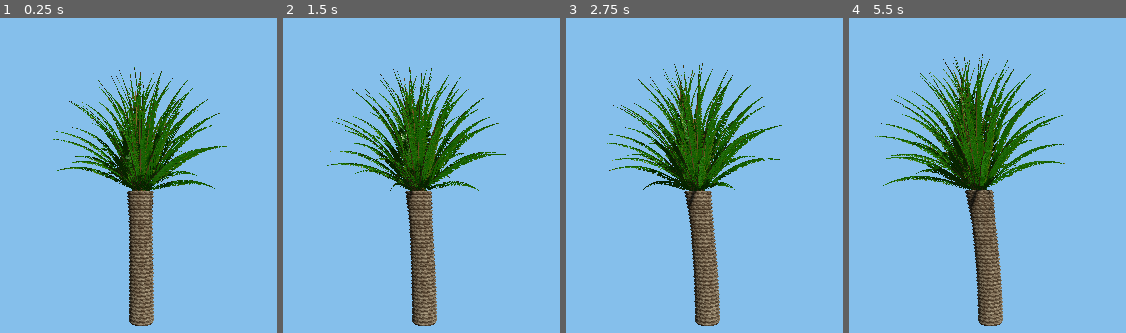
Above: before the commit, frames 1-4 (left to right).
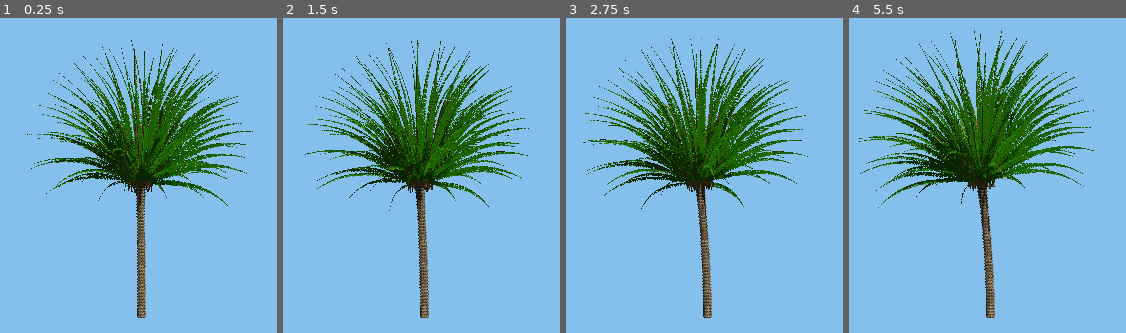
Above: after the commit, the same moments.

Repository: DeniLaFauci/mondo_naturale
Game: Godot game, scene res://test_palma.tscn
Two runs of this game, one before a commit and one after it. Both use one fixed random seed, a clock stepped at 60 frames per second and the inputs below. This scene is started directly instead of the project's main scene.
Inputs:
- Up to frame 1 (0.25 s): no input
- Up to frame 2 (1.5 s): hold Right 0.53-1.28 s; hold Shift 0.53-1.28 s; tap Space at 0.77 s; hold Down from 1.28 s (still down); tap C at 1.35 s
- Up to frame 3 (2.75 s): tap Space at 1.52 s; release Down at 2.03 s; hold Right from 2.03 s (still down); hold Shift from 2.03 s (still down)
- Up to frame 4 (5.5 s): release Right at 2.78 s; release Shift at 2.78 s; hold Up 2.78-3.53 s; tap C at 2.85, 4.35 s; tap Space at 3.02, 3.77, 4.52 s; hold Shift 3.53-4.28 s; hold Left 3.53-5.03 s; hold Down from 5.03 s (still down); hold Shift from 5.03 s (still down)

The runs differ from the first frame. In frame 1, 15% of the frame differs, in the area x 9-92%, y 6-98%; in frame 2, 15%; in frame 3, 15%; in frame 4, 17%, in the area x 3-89%, y 4-98%.

Commit message:
feat(palma): bilanciamento finale proporzioni fusto e densità chioma

Diff:
--- a/test_palma.gd
+++ b/test_palma.gd
@@ -24,9 +24,9 @@
 
 	# Telecamera posizionata per inquadrare tutta la palma
 	var cam = Camera3D.new()
-	cam.position = Vector3(0.0, 5.0, 12.0)
+	cam.position = Vector3(0.0, 5.0, 14.5)
 	add_child(cam)
-	cam.look_at(Vector3(0.0, 4.0, 0.0), Vector3.UP)
+	cam.look_at(Vector3(0.0, 4.5, 0.0), Vector3.UP)
 
 	# 3. Perno rotante
 	perno = Node3D.new()
@@ -35,7 +35,7 @@
 	var rng = RandomNumberGenerator.new()
 	rng.randomize()
 
-	var dati_tronco = TroncoPalma.costruisci(5.5, rng)
+	var dati_tronco = TroncoPalma.costruisci(6.8, rng)
 	var inst_tronco = MeshInstance3D.new()
 	inst_tronco.mesh = dati_tronco.mesh
 	perno.add_child(inst_tronco)
@@ -54,26 +54,26 @@
 
 func costruisci_chioma(rng: RandomNumberGenerator) -> Node3D:
 	var nodo = Node3D.new()
-	var num_fronde = 72
+	var num_fronde = 120
 	var angolo_aureo = 2.39996323
 
 	for idx in range(num_fronde):
 		var t = float(idx) / float(num_fronde - 1)
-		var lungh = lerp(3.2, 5.0, pow(t, 0.45))
-		var arco = lerp(0.8, 2.0, pow(t, 0.65))
+		var lungh = lerp(4.5, 6.2, pow(t, 0.5))
+		var arco = lerp(1.6, 4.2, pow(t, 0.55))
 		var fronda_mesh = FrondaPalma.costruisci(lungh, arco, rng)
 		var inst = MeshInstance3D.new()
 		inst.mesh = fronda_mesh
 
 		var azimut = idx * angolo_aureo
-		var elevaz = lerp(deg_to_rad(8.0), deg_to_rad(-82.0), pow(t, 0.65))
-		var r_calotta = lerp(0.06, 0.38, pow(t, 0.7))
+		var elevaz = lerp(deg_to_rad(-25.0), deg_to_rad(65.0), pow(t, 0.65))
+		var r_calotta = lerp(0.12, 0.65, pow(t, 0.60))
 
-		var pos_innesto = Vector3(cos(azimut) * r_calotta, -pow(t, 1.2) * 0.28, sin(azimut) * r_calotta)
+		var pos_innesto = Vector3(cos(azimut) * r_calotta, -pow(t, 1.2) * 0.45, sin(azimut) * r_calotta)
 		inst.position = pos_innesto
 		inst.rotation.y = -azimut + PI * 0.5
-		inst.rotation.x = elevaz
-		var rollio_z = sin(idx * 2.3) * deg_to_rad(lerp(2.0, 11.0, t))
+		inst.rotation.x = -elevaz
+		var rollio_z = sin(idx * 2.3) * deg_to_rad(lerp(4.0, 18.0, t))
 		inst.rotation.z = rollio_z
 
 		nodo.add_child(inst)
--- a/tronco_palma.gd
+++ b/tronco_palma.gd
@@ -1,6 +1,6 @@
 extends RefCounted
 
-static func costruisci(altezza: float = 5.5, rng: RandomNumberGenerator = null) -> Dictionary:
+static func costruisci(altezza: float = 6.8, rng: RandomNumberGenerator = null) -> Dictionary:
 	if rng == null:
 		rng = RandomNumberGenerator.new()
 		rng.randomize()
@@ -11,9 +11,9 @@
 	var mat = ShaderMaterial.new()
 	mat.shader = load("res://tronco_palma.gdshader")
 
-	var num_anelli = 36
+	var num_anelli = 44
 	var spicchi = 14
-	var raggio_tronco = 0.48
+	var raggio_tronco = 0.18
 
 	# Curvatura organica dolcissima del fusto
 	var dir_curva = rng.randf_range(0.0, TAU)
@@ -30,10 +30,10 @@
 		nodi_asse.append(Vector3(deviazione.x, y, deviazione.z))
 
 		# Profilo: colonna salda che si allarga a campana dolce negli ultimi 15%
-		var r = raggio_tronco * (1.0 - t * 0.08)
-		if t > 0.72:
-			var u_colletto = (t - 0.72) / 0.28
-			r += pow(u_colletto, 1.4) * 0.08 # Raccordo solido senza palla a fungo
+		var r = raggio_tronco * (1.0 - t * 0.14)
+		if t > 0.75:
+			var u_colletto = (t - 0.75) / 0.25
+			r += pow(u_colletto, 1.5) * 0.08 # Raccordo solido senza palla a fungo
 		raggi_medi.append(r)
 
 	# 2. Generazione tessellatura a losanghe/diamanti sfalsati
